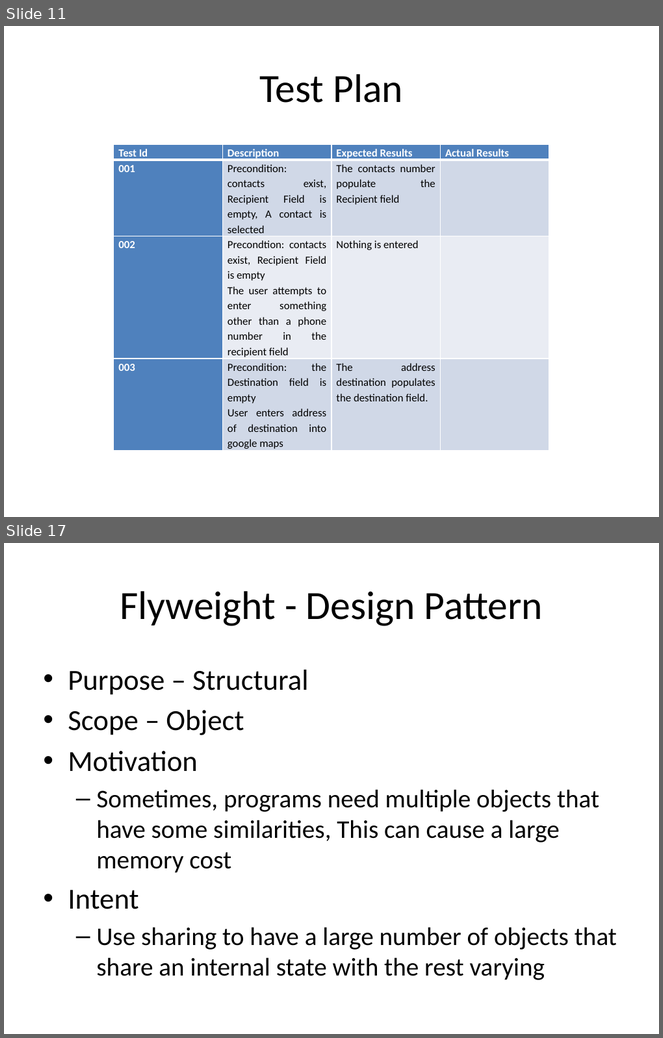
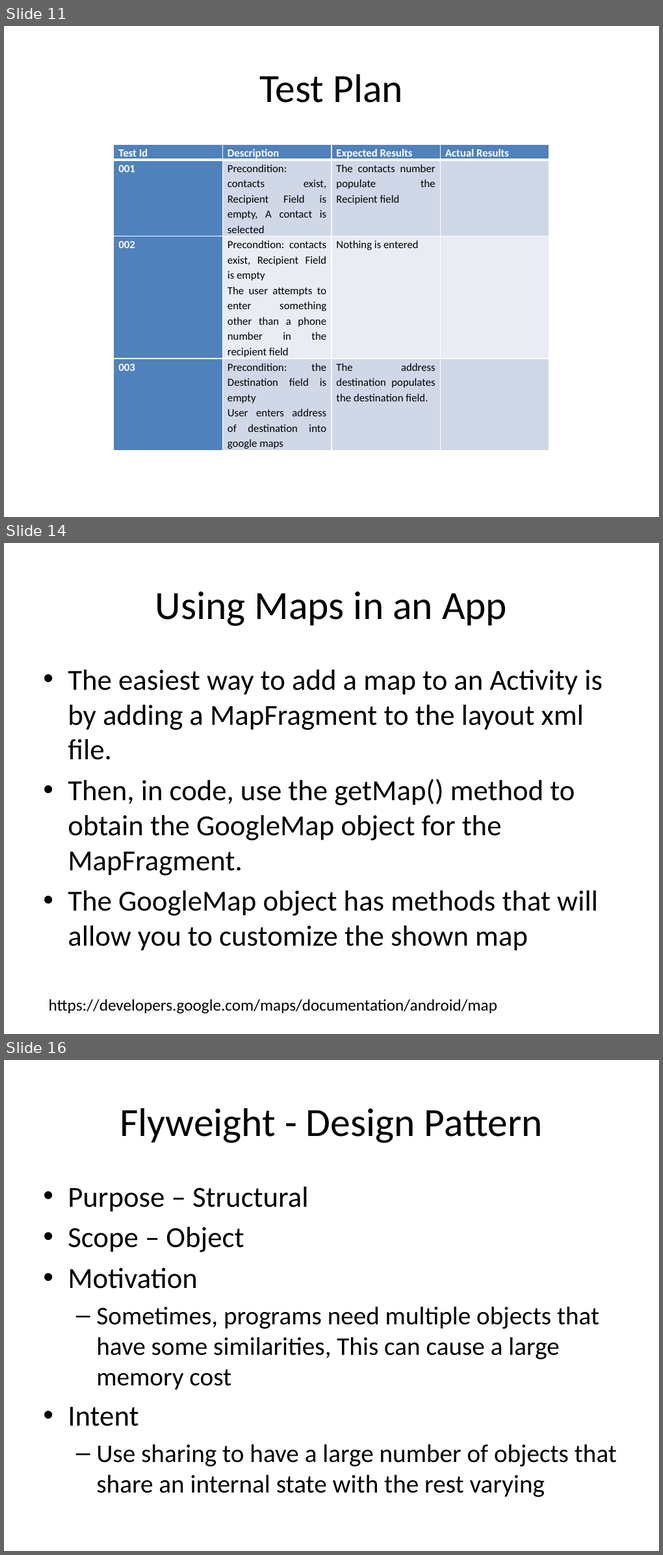
Before and after one commit to jmh9072/zolotnik, a slide deck: docs/Design review presentation.pptx. Shown one above the other, each under a label of ours: slides 11 and 17 before the commit, slides 11, 14 and 16 after it; the slides between them are not shown. The pictures are 663x1038 and 663x1555 pixels, drawn with LibreOffice and Linux fonts; fonts in the diff are those of the drawing. Boxes give left, top, right and bottom in pixels: in the first picture for what was removed or moved away, otherwise in the second. Text is boxed around its words. In the diff, an @@ line names an element or a change of style, - is before the commit and + after.

Commit message:
Added Google Maps API to design review presentation.

```diff
--- a/docs/Design review presentation.pptx
+++ b/docs/Design review presentation.pptx
@@ slide 14 added at <box>4,543,659,1034</box>, background #FFFFFF @@
@@ title added at <box>155,591,507,626</box>, 44 pt, text #000000 @@
+Using Maps in an App
@@ text added at <box>68,670,603,951</box>, 32 pt, text #000000 @@
+• The easiest way to add a map to an Activity is by adding a MapFragment to the layout xml file.
+• Then, in code, use the getMap() method to obtain the GoogleMap object for the MapFragment.
+• The GoogleMap object has methods that will allow you to customize the shown map
@@ text added at <box>49,999,497,1014</box>, 18 pt, text #000000 @@
+https://developers.google.com/maps/documentation/android/map
@@ what was slide 17 is now slide 16 @@
```
Also in this commit, not shown: 3 slides changed, 1 other slide added, 3 slides removed.
